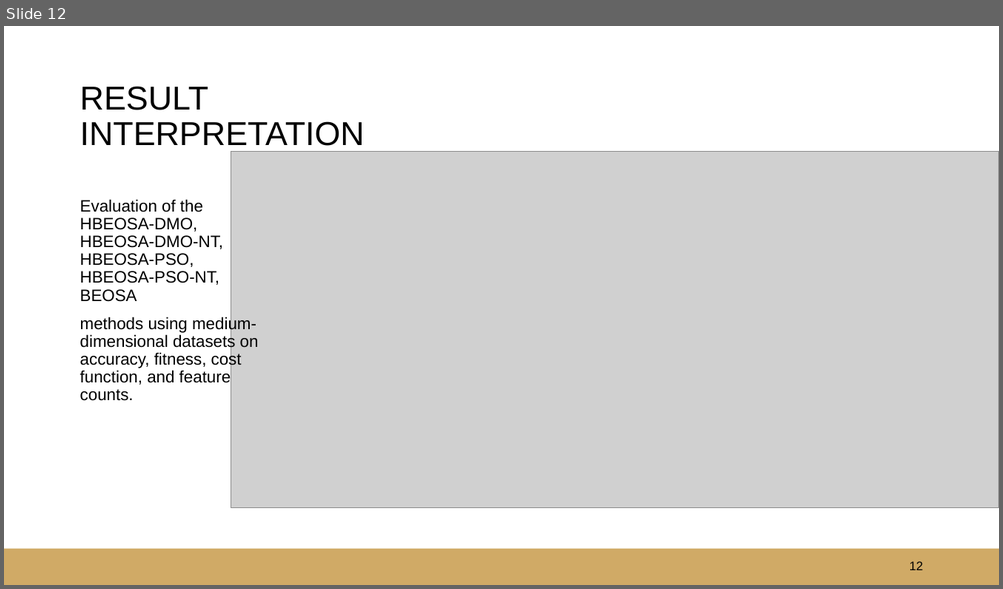
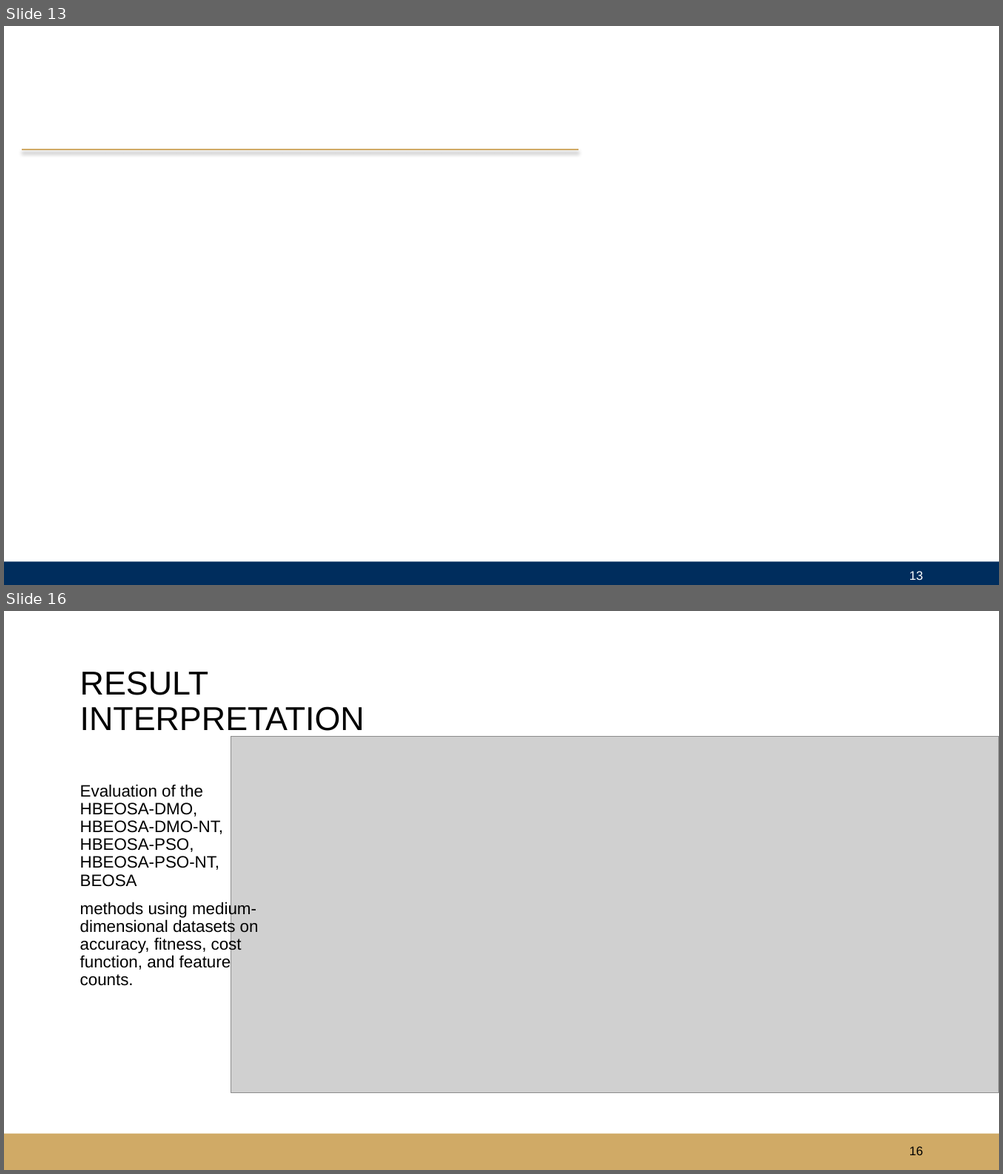
Before and after one commit to justicetetteh233/FINAL_YEAR_PROJECT_SEMI_FINISHED_VERSION, a slide deck: INSIGHT_SLIDES/An_adaptation_of_hybrid_binary_optimization_algorithms_for_3_version_presentation_1 copy.pptx. Shown one above the other, each under a label of ours: slide 12 before the commit, slides 13 and 16 after it; the slides between them are not shown. The pictures are 1003x589 and 1003x1174 pixels, drawn with LibreOffice and Linux fonts; fonts in the diff are those of the drawing; grey boxes stand for pictures; background and template pictures are left out. Boxes give left, top, right and bottom in pixels: in the first picture for what was removed or moved away, otherwise in the second. Text is boxed around its words. In the diff, an @@ line names an element or a change of style, - is before the commit and + after.

```diff
--- a/INSIGHT_SLIDES/An_adaptation_of_hybrid_binary_optimization_algorithms_for_3_version_presentation_1 copy.pptx
+++ b/INSIGHT_SLIDES/An_adaptation_of_hybrid_binary_optimization_algorithms_for_3_version_presentation_1 copy.pptx
@@ slide 13 added at (4, 26, 999, 585), background #FFFFFF @@
@@ line added from (22, 150) to (578, 150), #D0AA66 1.5 pt @@
@@ rectangle added at (4, 562, 999, 585), fill #002D5D @@
@@ page number added at (909, 571, 923, 580), 12 pt, text #FFFFFF @@
+13
@@ what was slide 12 is now slide 16 @@
@@ page number at (909, 1147, 923, 1156): text changed @@
-12
+16
```
Also in this commit, not shown: 6 slides changed, 8 other slides added, 6 slides removed, 10 other files.
